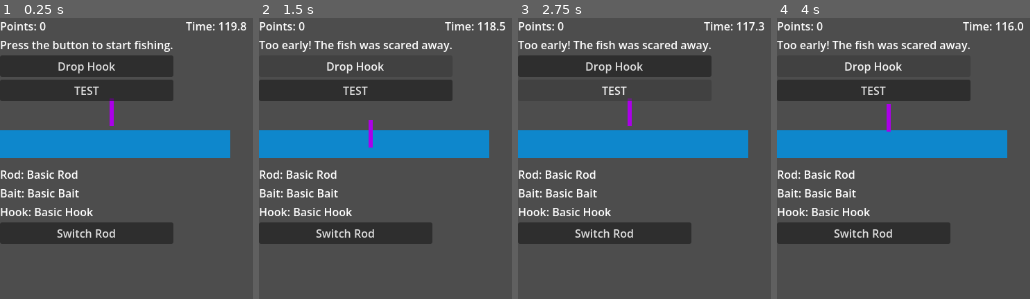
Above: before the commit, frames 1-4 (left to right).
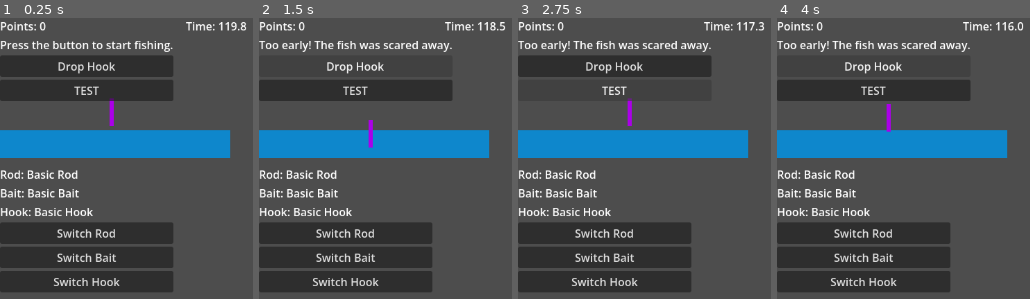
Above: after the commit, the same moments.

Repository: fehudma/godot_projects
Game: Godot game, scene res://Scenes/Main.tscn
Same seed, same stepped clock (60 frames per second), same inputs: the game is played once before the commit and once after it.
Inputs:
- Up to frame 1 (0.25 s): no input
- Up to frame 2 (1.5 s): click "Drop Hook" at 0.5 s; click "Waiting for a fish..." at 1.25 s
- Up to frame 3 (2.75 s): click "TEST" at 2 s
- Up to frame 4 (4 s): click "Drop Hook" at 2.75 s; click "Waiting for a fish..." at 3.5 s

The runs differ from the first frame. In frame 1, 9.9% of the frame differs, in the area x 0-69%, y 81-98%; in frame 2, 9.9%; in frame 3, 9.9%; in frame 4, 9.9%.

Commit message:
Added bait switch button and started working on hook switch button

Diff:
--- a/Scenes/Main.tscn
+++ b/Scenes/Main.tscn
@@ -177,9 +177,19 @@
 layout_mode = 2
 text = "Switch Rod"
 
+[node name="SwitchBaitButton" type="Button" parent="EquipmentContainer" unique_id=780025818]
+layout_mode = 2
+text = "Switch Bait"
+
+[node name="SwitchHookButton" type="Button" parent="EquipmentContainer" unique_id=1547738571]
+layout_mode = 2
+text = "Switch Hook"
+
 [connection signal="pressed" from="VBoxContainer/ActionButton" to="." method="_on_action_button_pressed"]
 [connection signal="pressed" from="VBoxContainer/TestButton" to="." method="_on_test_button_pressed"]
 [connection signal="timeout" from="BiteTimer" to="." method="_on_bite_timer_timeout"]
 [connection signal="timeout" from="CatchTimer" to="." method="_on_catch_timer_timeout"]
 [connection signal="timeout" from="SessionTimer" to="." method="_on_session_timer_timeout"]
 [connection signal="pressed" from="EquipmentContainer/SwitchRodButton" to="." method="_on_switch_rod_button_pressed"]
+[connection signal="pressed" from="EquipmentContainer/SwitchBaitButton" to="." method="_on_switch_bait_button_pressed"]
+[connection signal="pressed" from="EquipmentContainer/SwitchHookButton" to="." method="_on_switch_hook_button_pressed"]
--- a/Scenes/main.gd
+++ b/Scenes/main.gd
@@ -77,16 +77,29 @@
 	"wait_time_reduction": 0.0
 }
 
+var test_bait: Dictionary = {
+	"name": "Test Bait",
+	"wait_time_reduction": 1.0
+}
+
 #Vars Hooks
 var basic_hook: Dictionary = {
 	"name": "Basic Hook",
 	"rare_fish_bonus": 0.0
 }
 
+var test_hook: Dictionary = {
+	"name": "Test Hook",
+	"rare_fish_bonus": 0.1
+}
+
+
 var owned_rods: Array[Dictionary] = []
 var selected_rod_index: int = 0
 var owned_baits: Array[Dictionary] = []
+var selected_bait_index: int = 0
 var owned_hooks: Array[Dictionary] = []
+var selected_hook_index: int = 0
 
 #============================HELPERS
 func choose_random_fish() -> Dictionary:
@@ -142,7 +155,7 @@
 #
 func initialize_equipment() -> void:
 	equipped_rod = owned_rods[selected_rod_index]
-	equipped_bait = basic_bait
+	equipped_bait = owned_baits[selected_bait_index]
 	equipped_hook = basic_hook
 	update_equipment_labels()
 #============================INIT
@@ -155,13 +168,19 @@
 	owned_rods.append(basic_rod)
 	owned_rods.append(test_rod)
 	owned_baits.append(basic_bait)
+	owned_baits.append(test_bait)
 	owned_hooks.append(basic_hook)
+	owned_hooks.append(test_hook)
 
 	initialize_equipment()
 
 	update_equipment_labels()
 
 	session_timer.start()
+
+	print(owned_hooks.size())
+	print(owned_hooks[1]["name"])
+	print(owned_hooks[1]["rare_fish_bonus"])
 
 func _process(delta: float) -> void:
 	var time_left: float = session_timer.time_left
@@ -226,6 +245,7 @@
 
 	catch_timer.start(2.0)
 
+
 func _on_catch_timer_timeout() -> void:
 	animation_player.stop()
 	###fish_bite_state_sound.stop()
@@ -237,6 +257,7 @@
 
 	status_label.text = "The fish escaped!"
 	action_button.text = "Drop Hook"
+
 
 func _on_session_timer_timeout() -> void:
 	catch_timer.stop()
@@ -248,11 +269,13 @@
 	action_button.disabled = true
 	status_label.text = "The session is over"
 
+
 func _on_test_button_pressed() -> void:
 	#print("Session timer started: ", session_timer.time_left)
 	print("***")
 	print(selected_rod_index)
 
+
 func _on_switch_rod_button_pressed() -> void:
 	selected_rod_index += 1
 
@@ -260,3 +283,16 @@
 		selected_rod_index = 0
 
 	equip_rod(owned_rods[selected_rod_index])
+
+#selected_bait_index
+func _on_switch_bait_button_pressed() -> void:
+	selected_bait_index += 1
+
+	if selected_bait_index >= owned_baits.size():
+		selected_bait_index = 0
+
+	equip_bait(owned_baits[selected_bait_index])
+
+
+func _on_switch_hook_button_pressed() -> void:
+	pass # Replace with function body.
